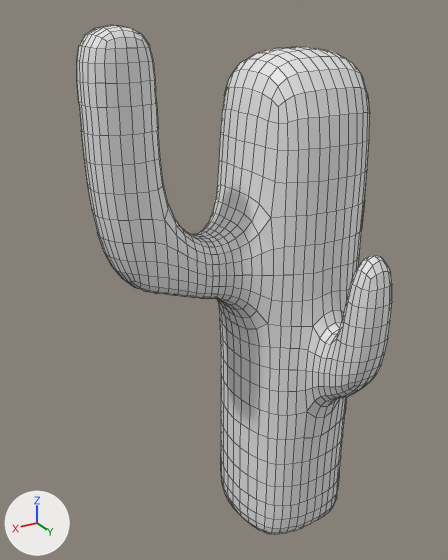
One commit to the Blender file Assets/Models/Blender/Base/cacti/cactus1.blend: the scene before it, then after it.
Before and after are seen from a 50 mm camera at (1.58, 2.08, 2.38) aimed at (0.38, 0.08, 1.38). The axes (+X, +Y, +Z) are drawn at lower left. The lights are the same throughout. Mesh edges are drawn as thin lines.

The older version as bpy lines, for what is in view:
```python
me_cube_001 = bpy.data.meshes.new('Cube.001')
me_cube_001.from_pydata(...)  # 112 vertices, 110 faces; spans x -1.0..2.98, y -1.0..2.02, z -1.0..1.35
ob_cactus = bpy.data.objects.new('cactus', me_cube_001)
ob_cactus.location = (0.0, 0.0, 1.0)
ob_cactus.scale = (0.3, 0.3, 1.0)
_m = ob_cactus.modifiers.new('Subdivision', 'SUBSURF')
```
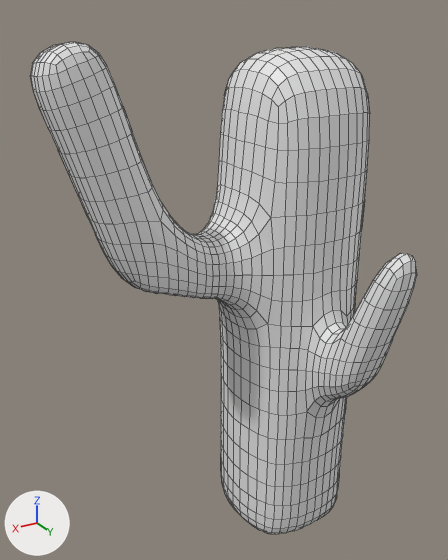
Pixel boxes [x1, y1, x2, y2] of what changed, in the pictures (448 x 560 px; the box of a moved part takes in the faces that stretch with it):
'cactus', reshaped (23% wider): before [77, 25, 392, 534]; after [30, 42, 417, 534]
part 1 of me_cube_001, moved or reshaped: before [77, 25, 168, 220]; after [30, 42, 163, 224]
part 2 of me_cube_001, moved or reshaped: before [337, 256, 392, 347]; after [341, 253, 417, 348]

Edits to the bpy script that builds the scene:
```text
Change me_cube_001:
    where me_cube_001.from_pydata(...)  # 112 vertices, 110 faces; spans x -1.0..2.98, y -1.0..2.02, z -1.0..1.35
    used by ob_cactus; location = (0.0, 0.0, 1.0); scale = (0.3, 0.3, 1.0)
    me_cube_001 part 1
    me_cube_001.vertices[24].co: (2.89, 0.39, 1.35) -> (3.48, 0.35, 1.27)
    me_cube_001.vertices[25].co: (2.89, -0.39, 1.35) -> (3.54, -0.43, 1.25)
    me_cube_001.vertices[26].co: (2.15, -0.39, 1.35) -> (2.83, -0.51, 1.32)
    me_cube_001.vertices[27].co: (2.15, 0.39, 1.35) -> (2.77, 0.28, 1.34)
    me_cube_001.vertices[72].co: (2.89, -0.39, 1.13) -> (3.32, -0.4, 1.05)
    me_cube_001.vertices[73].co: (2.15, -0.39, 1.13) -> (2.61, -0.47, 1.11)
    me_cube_001.vertices[74].co: (2.15, 0.39, 1.13) -> (2.55, 0.31, 1.13)
    me_cube_001.vertices[75].co: (2.89, 0.39, 1.13) -> (3.26, 0.38, 1.06)
    me_cube_001.vertices[88].co: (2.98, 0.0, 1.35) -> (3.59, -0.04, 1.25)
    me_cube_001.vertices[89].co: (2.06, 0.0, 1.35) -> (2.71, -0.12, 1.33)
    me_cube_001.vertices[98].co: (2.98, 0.0, 1.13) -> (3.38, 0.0, 1.05)
    me_cube_001.vertices[99].co: (2.06, 0.0, 1.13) -> (2.49, -0.09, 1.13)
    me_cube_001 part 2
    me_cube_001.vertices[60].co: (-0.33, 1.47, 0.59) -> (-0.53, 1.86, 0.64)
    me_cube_001.vertices[61].co: (0.33, 1.47, 0.59) -> (0.14, 1.87, 0.65)
    me_cube_001.vertices[62].co: (-0.33, 2.02, 0.59) -> (-0.52, 2.39, 0.59)
    me_cube_001.vertices[63].co: (0.33, 2.02, 0.59) -> (0.14, 2.4, 0.61)
```
